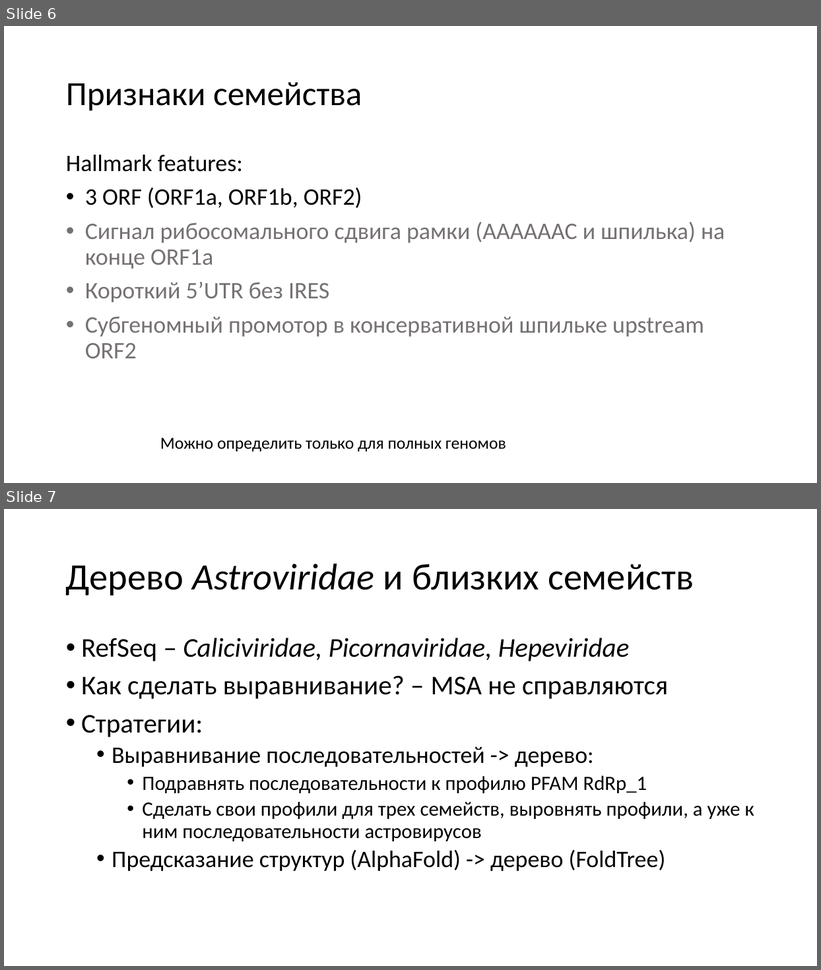
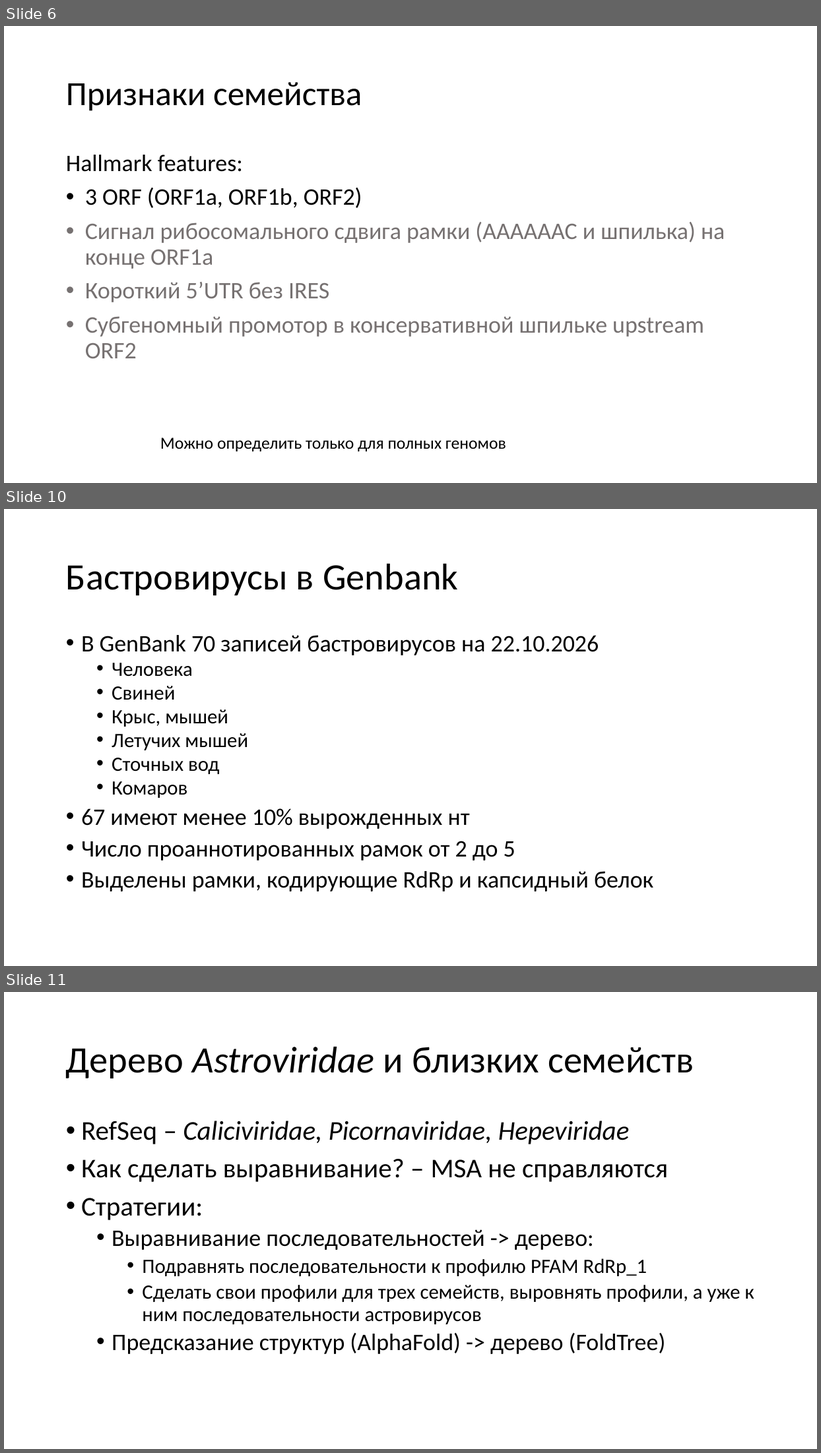
Before and after one commit to v-julia/Astroviridae_analysis, a slide deck: data/presentation/Report.pptx. Shown one above the other, each under a label of ours: slides 6 and 7 before the commit, slides 6, 10 and 11 after it; the slides between them are not shown. The pictures are 821x970 and 821x1453 pixels, drawn with LibreOffice and Linux fonts; fonts in the diff are those of the drawing. Boxes give left, top, right and bottom in pixels: in the first picture for what was removed or moved away, otherwise in the second. Text is boxed around its words. In the diff, an @@ line names an element or a change of style, - is before the commit and + after.

```diff
--- a/data/presentation/Report.pptx
+++ b/data/presentation/Report.pptx
@@ slide 10 added at (4, 509, 817, 966), background #FFFFFF @@
@@ title added at (66, 563, 458, 595), 44 pt, text #000000 @@
+Бастровирусы в Genbank
@@ text added at (81, 635, 653, 892), 28 pt, text #000000 @@
+• В GenBank 70 записей бастровирусов на 22.10.2026
+  • Человека
+  • Свиней
+  • Крыс, мышей
+  • Летучих мышей
+  • Сточных вод
+  • Комаров
+• 67 имеют менее 10% вырожденных нт
+• Число проаннотированных рамок от 2 до 5
+• Выделены рамки, кодирующие RdRp и капсидный белок
@@ what was slide 7 is now slide 11 @@
```
Also in this commit, not shown: 2 slides changed, 3 other slides added, 30 other files.
